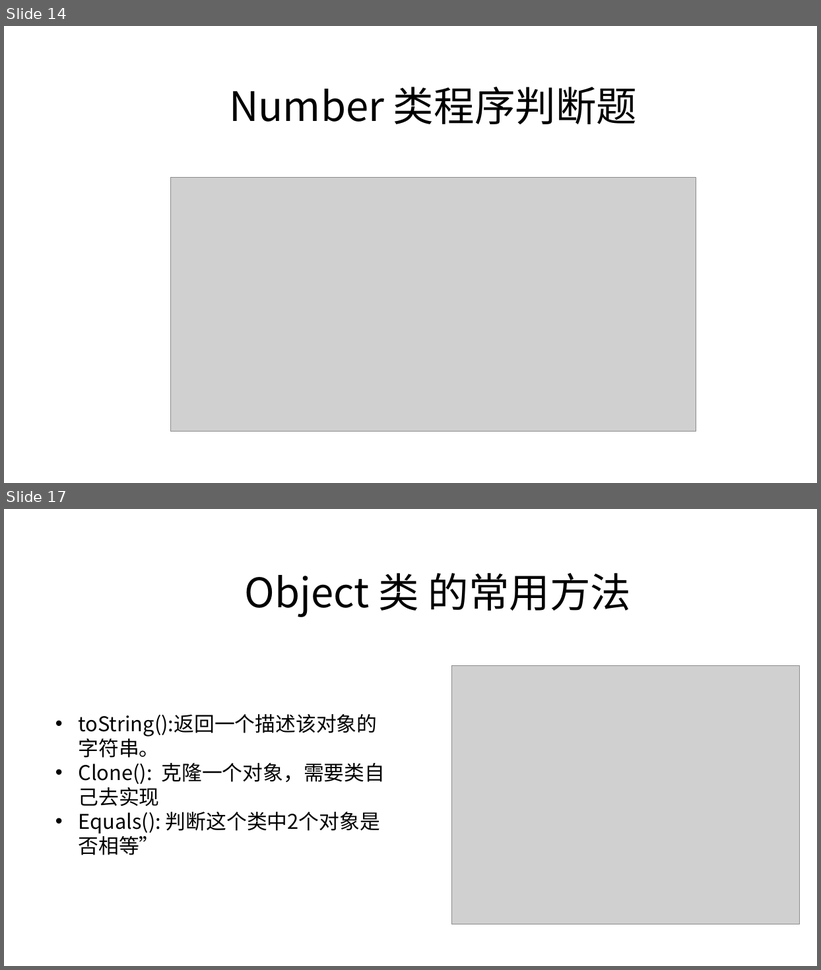
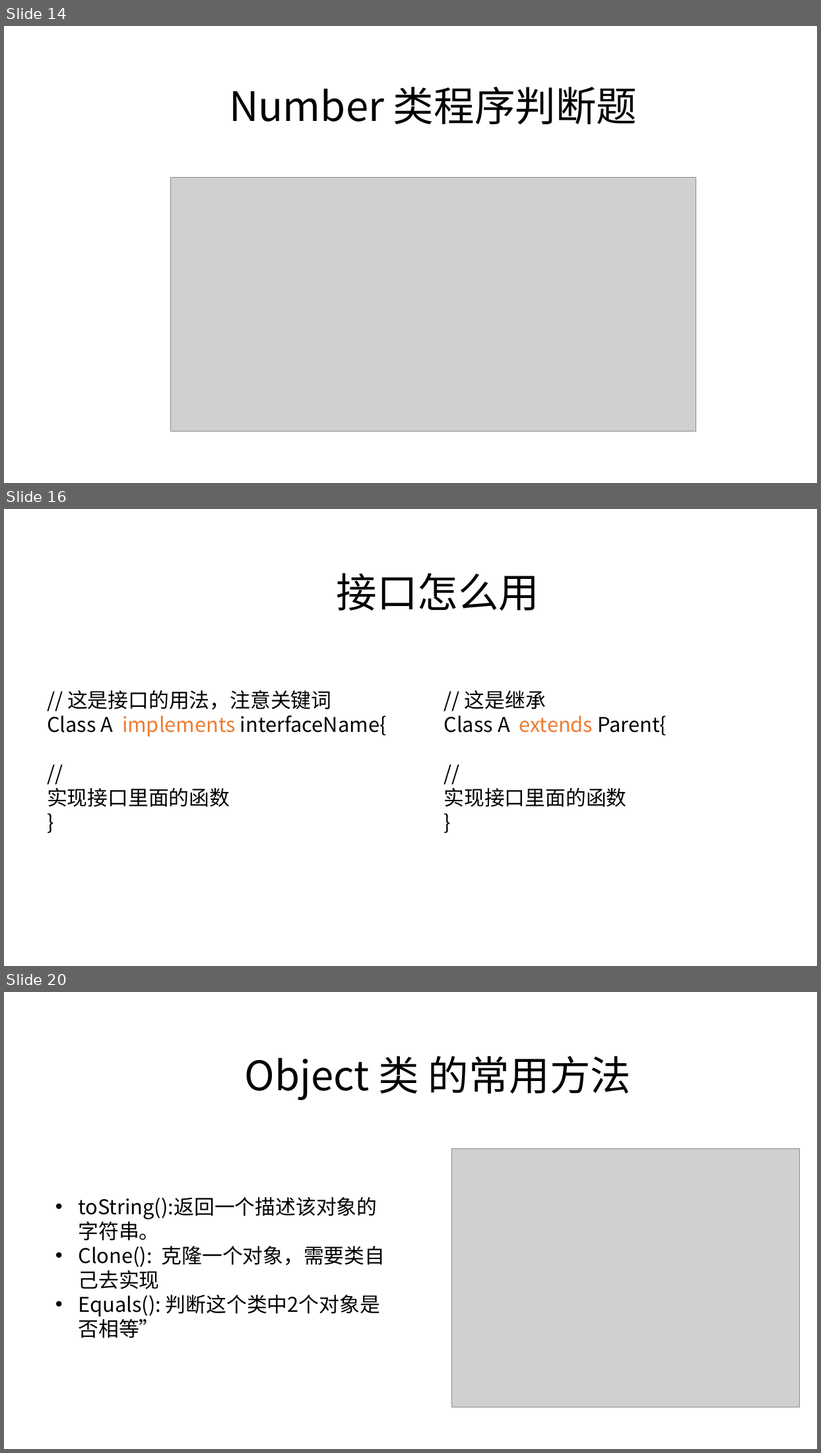
Before and after one commit to zjyesir/hmc_java_1, a slide deck: ppt/12.抽象类和接口.pptx. Shown one above the other, each under a label of ours: slides 14 and 17 before the commit, slides 14, 16 and 20 after it; the slides between them are not shown. The pictures are 821x970 and 821x1453 pixels, drawn with LibreOffice and Linux fonts; fonts in the diff are those of the drawing; grey boxes stand for pictures; background and template pictures are left out. Boxes give left, top, right and bottom in pixels: in the first picture for what was removed or moved away, otherwise in the second. Text is boxed around its words. In the diff, an @@ line names an element or a change of style, - is before the commit and + after.

Commit message:
抽象和接口 继续1

```diff
--- a/ppt/12.抽象类和接口.pptx
+++ b/ppt/12.抽象类和接口.pptx
@@ slide 16 added at box(4, 509, 817, 966), background picture (left out) @@
@@ text added at box(336, 573, 539, 611), 48 pt, text #000000 @@
+接口怎么用
@@ text added at box(47, 691, 387, 807), 24 pt, text #000000 @@
+// 这是接口的用法，注意关键词
+Class A implements interfaceName{
+//
+实现接口里面的函数
+}
@@ text added at box(444, 691, 667, 807), 24 pt, text #000000 @@
+// 这是继承
+Class A extends Parent{
+//
+实现接口里面的函数
+}
@@ what was slide 17 is now slide 20 @@
```
Also in this commit, not shown: 1 slide changed, 3 other slides added, 1 slide removed.
